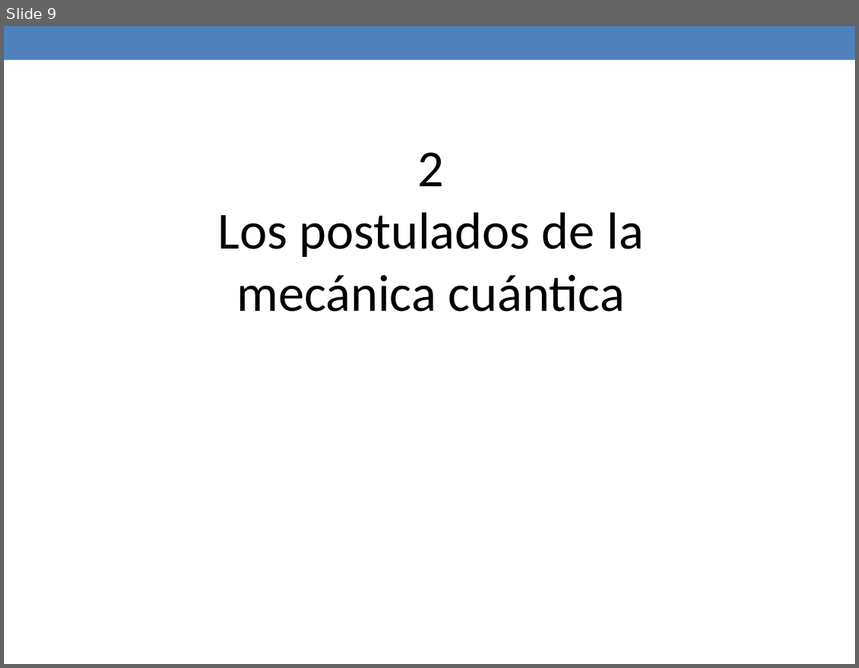
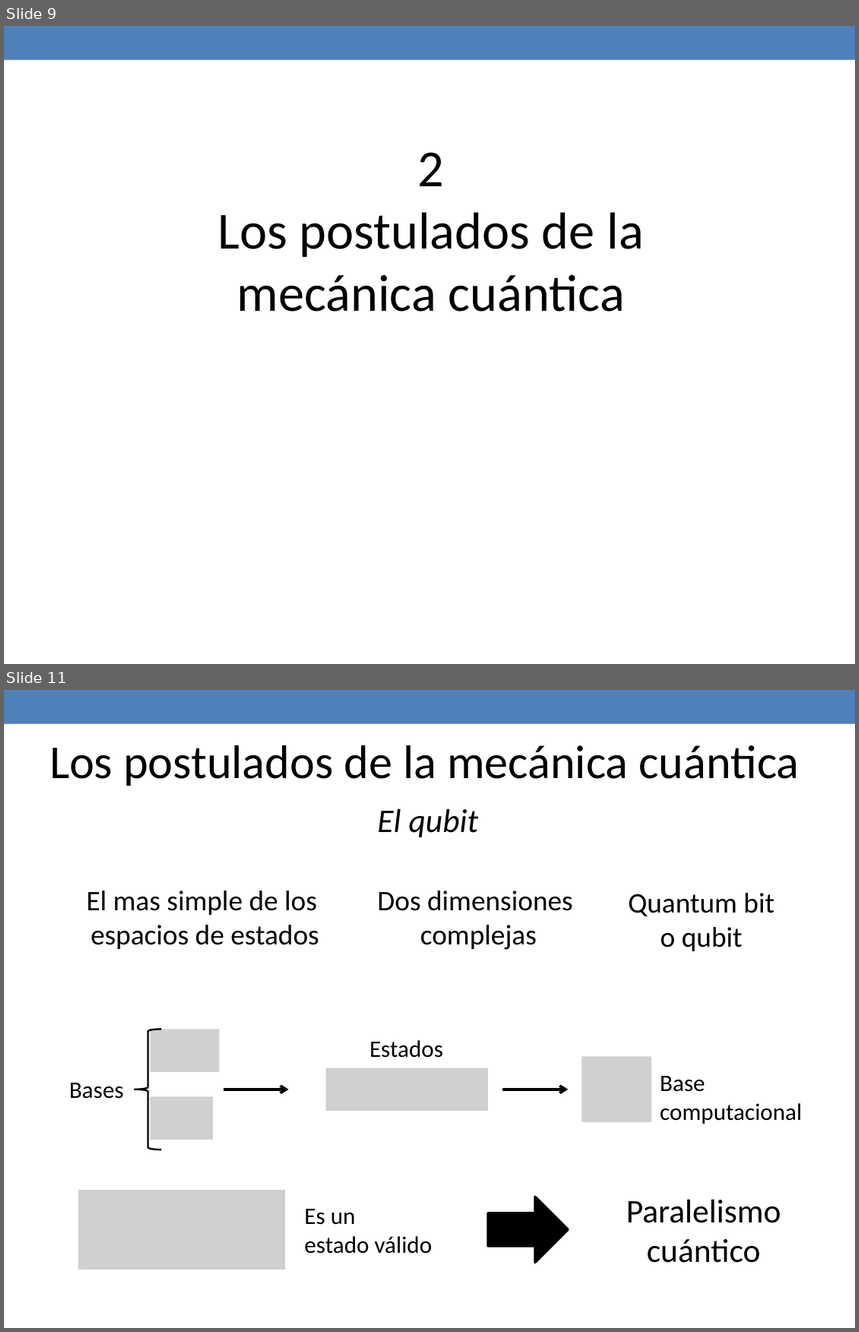
Before and after one commit to jaimecp89/qMIPS101, a slide deck: qMIPS/doc/Presentacion PFC.pptx. Shown one above the other, each under a label of ours: slide 9 before the commit, slides 9 and 11 after it; the slides between them are not shown. The pictures are 859x668 and 859x1332 pixels, drawn with LibreOffice and Linux fonts; fonts in the diff are those of the drawing; grey boxes stand for pictures. Boxes give left, top, right and bottom in pixels: in the first picture for what was removed or moved away, otherwise in the second. Text is boxed around its words. In the diff, an @@ line names an element or a change of style, - is before the commit and + after.

```diff
--- a/qMIPS/doc/Presentacion PFC.pptx
+++ b/qMIPS/doc/Presentacion PFC.pptx
@@ slide 11 added at (x1=4, y1=690, x2=855, y2=1328), background #FFFFFF; not listed: 1 template element that a slide beside it also shows @@
@@ text added at (x1=50, y1=745, x2=800, y2=786), 40 pt, text #000000 @@
+Los postulados de la mecánica cuántica
@@ text added at (x1=377, y1=809, x2=479, y2=837), 28 pt, text #000000, italic @@
+El qubit
@@ text added at (x1=86, y1=891, x2=319, y2=949), 24 pt, text #000000 @@
+El mas simple de los
+espacios de estados
@@ text added at (x1=377, y1=891, x2=573, y2=950), 24 pt, text #000000 @@
+Dos dimensiones
+complejas
@@ text added at (x1=628, y1=893, x2=775, y2=951), 24 pt, text #000000 @@
+Quantum bit
+o qubit
@@ left brace added at (x1=135, y1=1030, x2=161, y2=1151), outline #000000 1.5 pt @@
@@ picture added at (x1=151, y1=1030, x2=219, y2=1072) @@
@@ text added at (x1=370, y1=1040, x2=443, y2=1058), 20 pt, text #000000 @@
+Estados
@@ picture added at (x1=325, y1=1068, x2=487, y2=1110) @@
@@ picture added at (x1=582, y1=1057, x2=652, y2=1123) @@
@@ text added at (x1=660, y1=1076, x2=802, y2=1124), 20 pt, text #000000 @@
+Base
+computacional
@@ text added at (x1=69, y1=1083, x2=124, y2=1099), 20 pt, text #000000 @@
+Bases
@@ picture added at (x1=151, y1=1097, x2=214, y2=1139) @@
@@ arrow added from (224, 1089) to (288, 1089), #000000 2.25 pt @@
@@ arrow added from (503, 1089) to (569, 1089), #000000 2.25 pt @@
@@ picture added at (x1=78, y1=1191, x2=285, y2=1271) @@
@@ text added at (x1=304, y1=1209, x2=433, y2=1254), 20 pt, text #000000 @@
+Es un
+estado válido
@@ right arrow added at (x1=488, y1=1198, x2=569, y2=1263), fill #000000, outline #000000 2.08 pt @@
@@ text added at (x1=626, y1=1199, x2=781, y2=1263), 28 pt, text #000000 @@
+Paralelismo
+cuántico
```
Also in this commit, not shown: 6 other slides added, 1 other file.
